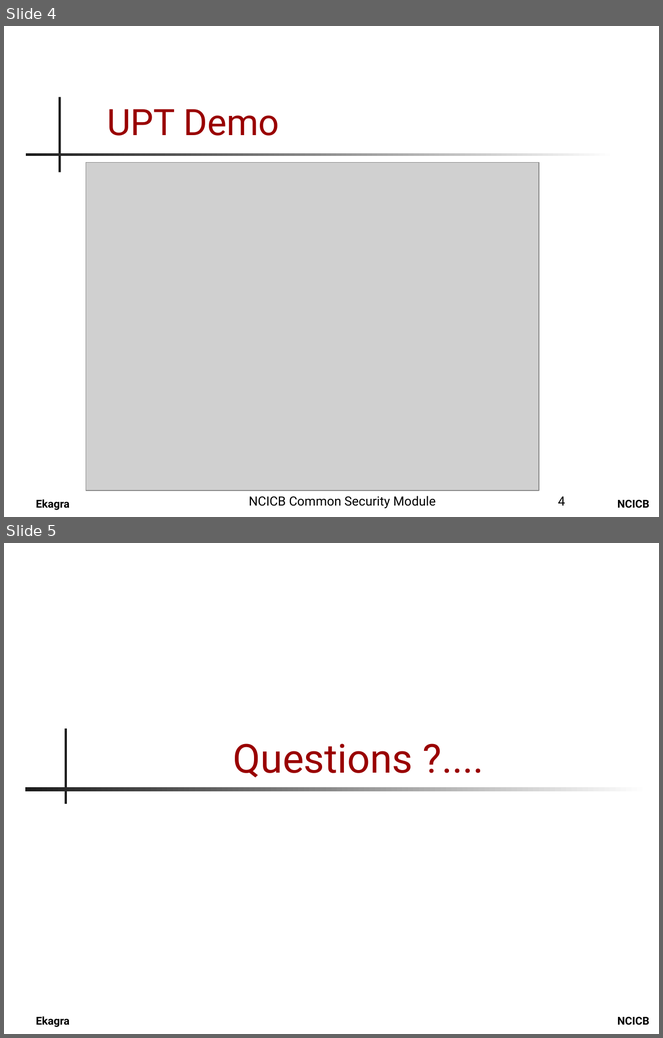
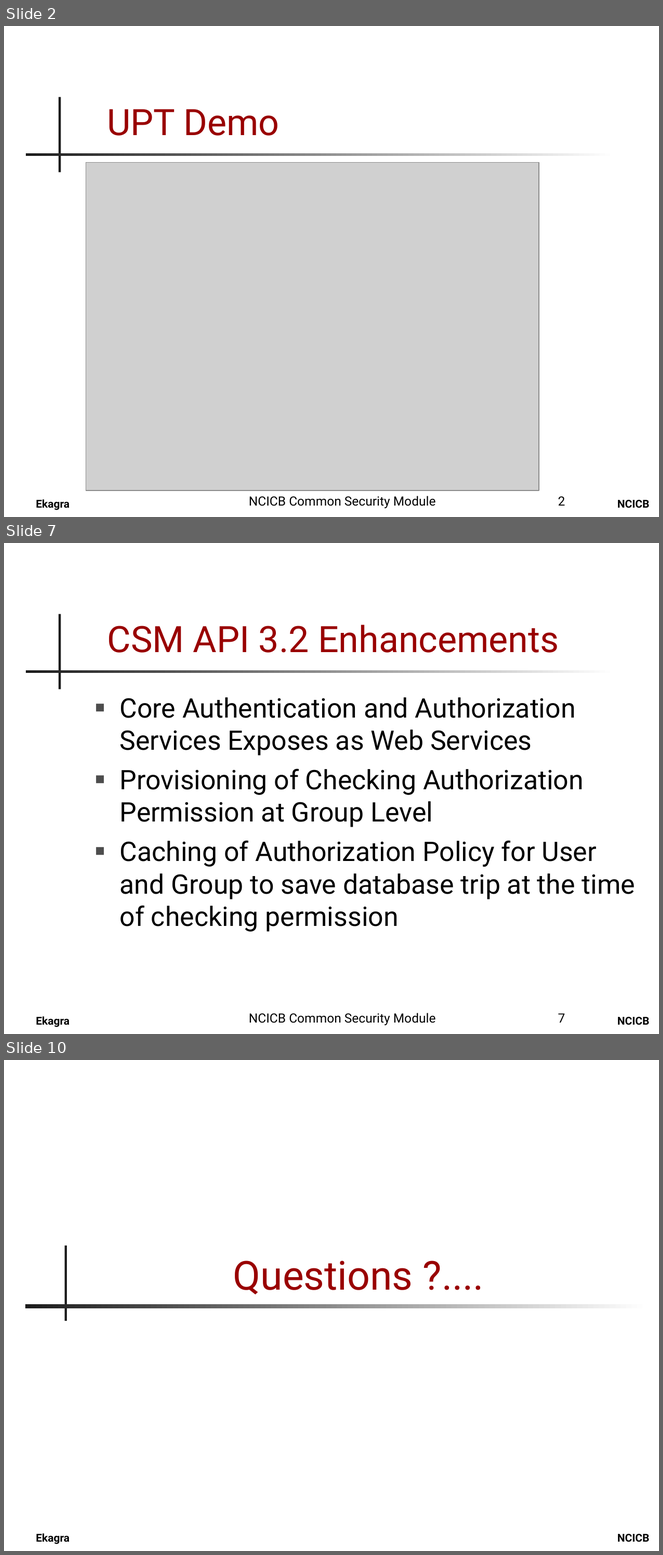
Before and after one commit to CBIIT/common-security-module-docs, a slide deck: Presentations/CSM_UPT_32_Presentation.ppt. Shown one above the other, each under a label of ours: slides 4 and 5 before the commit, slides 2, 7 and 10 after it; the slides between them are not shown. The pictures are 663x1038 and 663x1555 pixels, drawn with LibreOffice and Linux fonts; fonts in the diff are those of the drawing; grey boxes stand for pictures; background and template pictures are left out. Boxes give left, top, right and bottom in pixels: in the first picture for what was removed or moved away, otherwise in the second. Text is boxed around its words. In the diff, an @@ line names an element or a change of style, - is before the commit and + after.

```diff
--- a/Presentations/CSM_UPT_32_Presentation.ppt
+++ b/Presentations/CSM_UPT_32_Presentation.ppt
@@ slide 7 added at (x1=4, y1=543, x2=659, y2=1034), background #FFFFFF; not listed: 4 template elements that a slide beside it also shows @@
@@ title added at (x1=107, y1=625, x2=559, y2=653), 40 pt, text #990000 @@
+CSM API 3.2 Enhancements
@@ text added at (x1=120, y1=697, x2=635, y2=932), 29.6 pt, text #000000 @@
+■ Core Authentication and Authorization Services Exposes as Web Services
+■ Provisioning of Checking Authorization Permission at Group Level
+■ Caching of Authorization Policy for User and Group to save database trip at the time of checking permission
@@ text added at (x1=249, y1=1013, x2=436, y2=1026), 14 pt, text #000000 @@
+NCICB Common Security Module
@@ page number added at (x1=558, y1=1014, x2=566, y2=1023), 14 pt, text #000000 @@
+7
@@ what was slide 4 is now slide 2 @@
@@ page number at (x1=558, y1=497, x2=566, y2=506): text changed @@
-4
+2
@@ what was slide 5 is now slide 10 @@
```
Also in this commit, not shown: 3 slides changed, 4 other slides added.
